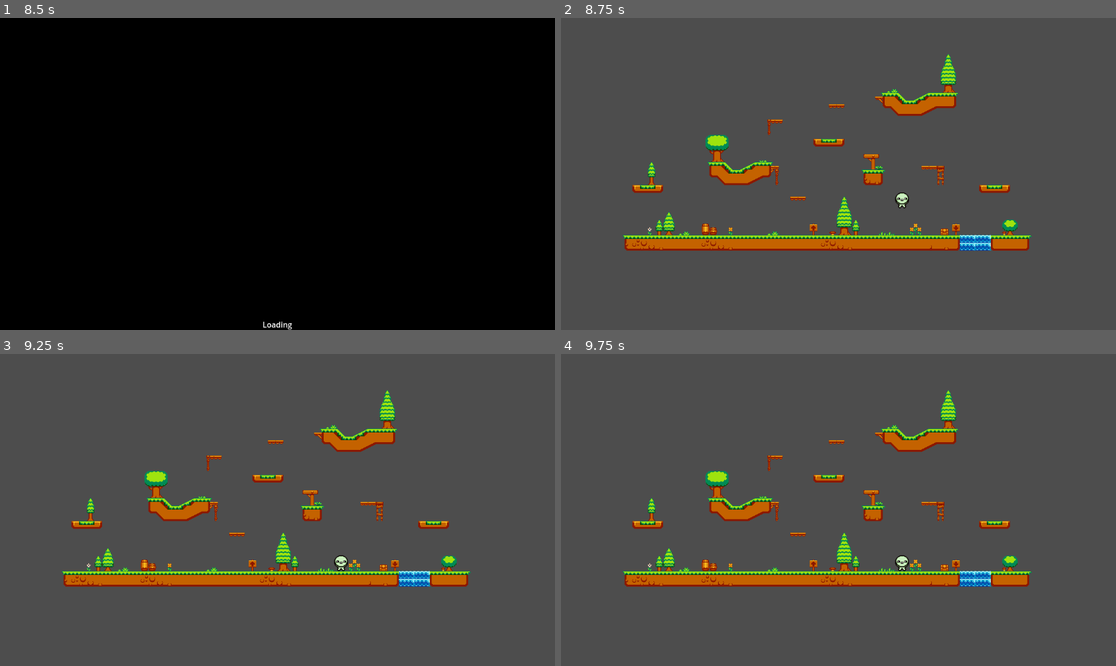
Above: before the commit, frames 1-4 (two rows, left to right).
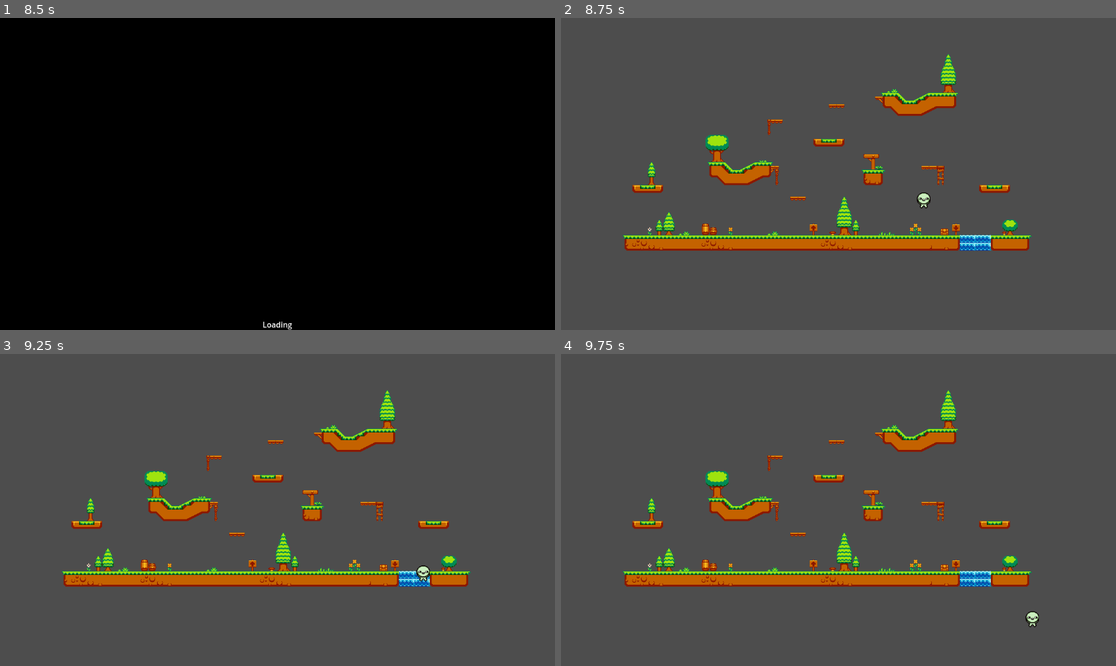
Above: after the commit, the same moments.

Repository: Antonin64/GlobalGameJam2024_agtbtn
Game: Godot game, scene res://Menu/menu.tscn
Same seed, same stepped clock (60 frames per second), same inputs: the game is played once before the commit and once after it. The engine's default icon, where the game draws it, is replaced by a stand-in: a white triangle on a blue panel in a dark square. Video files are missing from this copy of the repository; at most half a second of black plays in their place.
Inputs:
- Up to frame 1 (8.5 s): click "Start" at 0.5 s; tap Enter (ui_accept) every 0.75 s from 1.25 to 5 s; hold D (move_right, bound only after the commit) 1.28-2.78 s; tap Space (jump, bound only after the commit) at 1.35, 1.52, 1.82, 2.1, 2.27, 2.57, 2.85, 3.6, 3.77, 4.07, 4.35, 4.52, 4.82, 5.1, 5.27, 5.57, 5.85, 6.6, 6.77, 7.07, 7.35, 7.52, 7.82, 8.1, 8.27 s; hold A (move_left, bound only after the commit) 2.78-3.53 s; hold D (move_right, bound only after the commit) 3.53-5.03 s; hold A (move_left, bound only after the commit) 5.03-5.78 s; hold D (move_right, bound only after the commit) 5.78-6.53 s; hold A (move_left, bound only after the commit) 6.53-8.03 s; hold D (move_right, bound only after the commit) from 8.03 s (still down)
- Up to frame 2 (8.75 s): keep holding D (move_right, bound only after the commit); tap Space (jump, bound only after the commit) at 8.57 s
- Up to frame 3 (9.25 s): keep holding D (move_right, bound only after the commit); tap Space (jump, bound only after the commit) at 8.85 s
- Up to frame 4 (9.75 s): keep holding D (move_right, bound only after the commit); tap Space (jump, bound only after the commit) at 9.6 s

Frame 1 is identical in both runs. In frame 2, 0.2% of the frame differs, in the area x 60-67%, y 55-62%; in frame 3, 0.2%, in the area x 60-78%, y 64-73%; in frame 4, 0.2%.

Commit message:
Added coyote time for jump Readded keyboard support

Diff:
--- a/Players/player1.tscn
+++ b/Players/player1.tscn
@@ -6,11 +6,12 @@
 [sub_resource type="RectangleShape2D" id="RectangleShape2D_tl0fi"]
 size = Vector2(28.2857, 33)
 
-[sub_resource type="RectangleShape2D" id="RectangleShape2D_lgxb3"]
-size = Vector2(28, 33)
-
 [node name="CharacterBody2D" type="CharacterBody2D"]
 script = ExtResource("1_10d2o")
+
+[node name="CoyoteTimer" type="Timer" parent="."]
+wait_time = 0.1
+one_shot = true
 
 [node name="CollisionShape2D" type="CollisionShape2D" parent="."]
 position = Vector2(0.142857, -0.5)
@@ -21,11 +22,3 @@
 texture = ExtResource("1_2sxnq")
 region_enabled = true
 region_rect = Rect2(136.7, 570, 28.6, 34.1)
-
-[node name="Node2D" type="Node2D" parent="."]
-
-[node name="Area2D" type="Area2D" parent="."]
-
-[node name="CollisionShape2D" type="CollisionShape2D" parent="Area2D"]
-position = Vector2(0, -0.5)
-shape = SubResource("RectangleShape2D_lgxb3")
--- a/Players/playermvt.gd
+++ b/Players/playermvt.gd
@@ -7,9 +7,12 @@
 var move_dir = 0 #only on x
 var shoot_dir = Vector2(0, 0) #on 360°
 var can_double_jump = false
+var last_jump = 0
 const bulletPath = preload('res://weapons/bullet.tscn')
 # Get the gravity from the project settings to be synced with RigidBody nodes.
 var gravity = ProjectSettings.get_setting("physics/2d/default_gravity")
+
+@onready var coyote_timer = $CoyoteTimer
 
 func fart():
 	Input.start_joy_vibration(0,0.35,0.35,0.5)
@@ -17,14 +20,17 @@
 func _physics_process(delta):
 	move_dir = -Input.get_action_strength("move_left") + Input.get_action_strength("move_right")
 	# Add the gravity.
+
+	if is_on_floor():
+		can_double_jump = true
 	if not is_on_floor():
 		velocity.y += gravity * delta
 
 	# Handle jump.
-	if Input.is_action_just_pressed("jump") and is_on_floor():
+	if Input.is_action_just_pressed("jump") and (is_on_floor() or not coyote_timer.is_stopped()):
 		velocity.y = JUMP_VELOCITY
-		can_double_jump = true
-	if Input.is_action_just_pressed("jump") and not is_on_floor() and can_double_jump:
+		coyote_timer.start()
+	elif Input.is_action_just_pressed("jump") and not is_on_floor() and can_double_jump:
 		velocity.y = JUMP_VELOCITY
 		fart()
 		can_double_jump = false
--- a/project.godot
+++ b/project.godot
@@ -54,16 +54,19 @@
 move_left={
 "deadzone": 0.2,
 "events": [Object(InputEventJoypadMotion,"resource_local_to_scene":false,"resource_name":"","device":-1,"axis":0,"axis_value":-1.0,"script":null)
+, Object(InputEventKey,"resource_local_to_scene":false,"resource_name":"","device":-1,"window_id":0,"alt_pressed":false,"shift_pressed":false,"ctrl_pressed":false,"meta_pressed":false,"pressed":false,"keycode":0,"physical_keycode":65,"key_label":0,"unicode":113,"echo":false,"script":null)
 ]
 }
 move_right={
 "deadzone": 0.2,
 "events": [Object(InputEventJoypadMotion,"resource_local_to_scene":false,"resource_name":"","device":-1,"axis":0,"axis_value":1.0,"script":null)
+, Object(InputEventKey,"resource_local_to_scene":false,"resource_name":"","device":-1,"window_id":0,"alt_pressed":false,"shift_pressed":false,"ctrl_pressed":false,"meta_pressed":false,"pressed":false,"keycode":0,"physical_keycode":68,"key_label":0,"unicode":100,"echo":false,"script":null)
 ]
 }
 jump={
 "deadzone": 0.5,
 "events": [Object(InputEventJoypadButton,"resource_local_to_scene":false,"resource_name":"","device":-1,"button_index":1,"pressure":0.0,"pressed":true,"script":null)
+, Object(InputEventKey,"resource_local_to_scene":false,"resource_name":"","device":-1,"window_id":0,"alt_pressed":false,"shift_pressed":false,"ctrl_pressed":false,"meta_pressed":false,"pressed":false,"keycode":0,"physical_keycode":32,"key_label":0,"unicode":32,"echo":false,"script":null)
 ]
 }
 main_shoot={
Not shown: 1 places in Players/player1.tscn that only renumber resources
